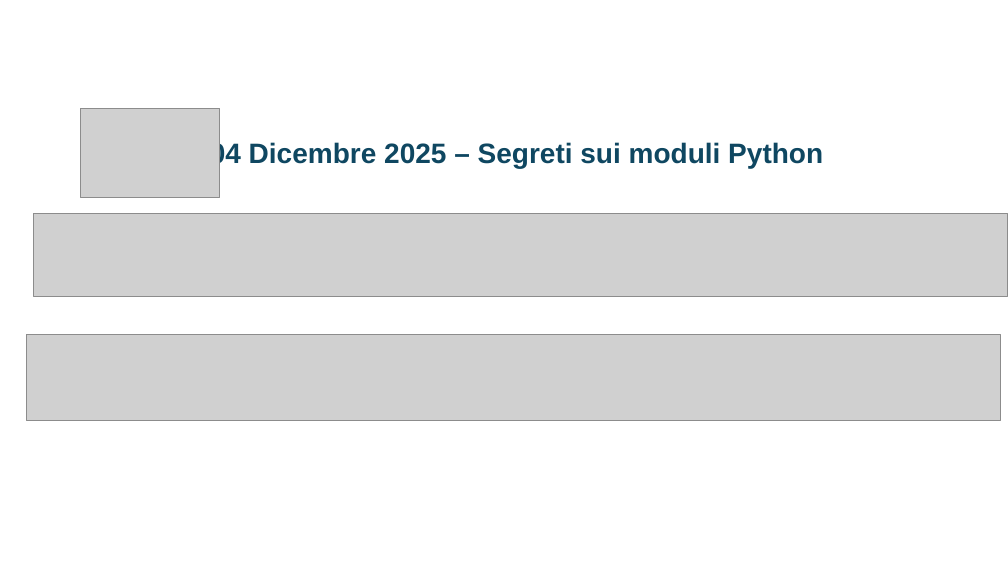
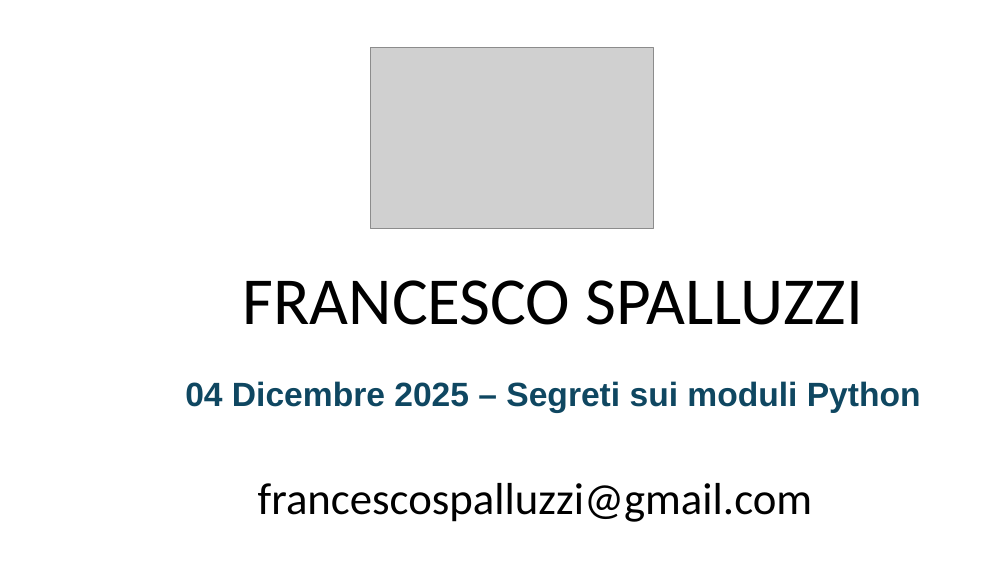
Before and after one commit to jobFrancoNet/segretiModulePython, a slide deck: slide 1 of SEGRETI_MODULI_PYTHON_FINALSLIDE.pptx (slide 12 before the commit). Drawn at 1008x567 pixels with LibreOffice and Linux fonts; fonts in the diff are those of the drawing; grey boxes stand for pictures. Boxes give left, top, right and bottom in pixels: in the first picture for what was removed or moved away, otherwise in the second. Text is boxed around its words. In the diff, an @@ line names an element or a change of style, - is before the commit and + after.

```diff
--- a/SEGRETI_MODULI_PYTHON_FINALSLIDE.pptx
+++ b/SEGRETI_MODULI_PYTHON_FINALSLIDE.pptx
@@ picture: place and size @@
-picture at [81, 108, 221, 197]
+picture at [371, 48, 654, 229]
@@ picture removed at [33, 214, 1008, 296] @@
@@ text added at [243, 280, 863, 325], 48 pt, text #000000 @@
+FRANCESCO SPALLUZZI
@@ picture removed at [26, 335, 1001, 420] @@
@@ text "04 Dicembre 2025 – Segreti ...": place and size @@
-text "04 Dicembre 2025 – Segreti ..." at [210, 141, 823, 168]
+text "04 Dicembre 2025 – Segreti ..." at [185, 381, 921, 413]
@@ text "04 Dicembre 2025 – Segreti ..." at [185, 381, 921, 413]: size 20 to 24 pt; alignment left to centre @@
@@ text added at [258, 483, 813, 522], 32 pt, text #000000 @@
+francescospalluzzi@gmail.com
```
Also in this commit, not shown: 11 other slides changed, 15 slides added, 6 slides removed, 29 other files.
